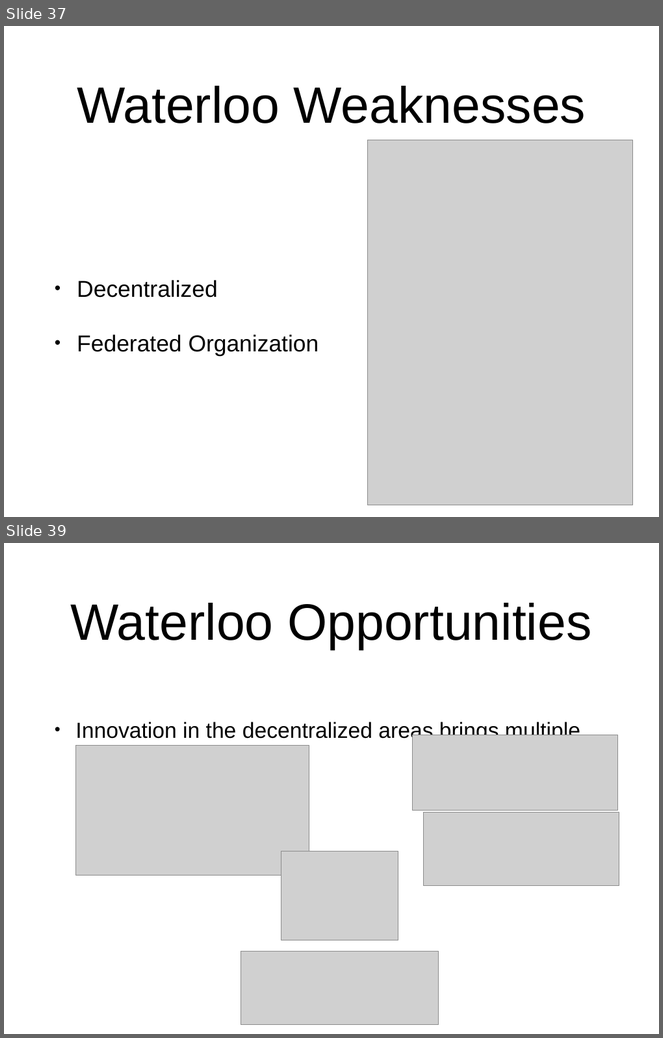
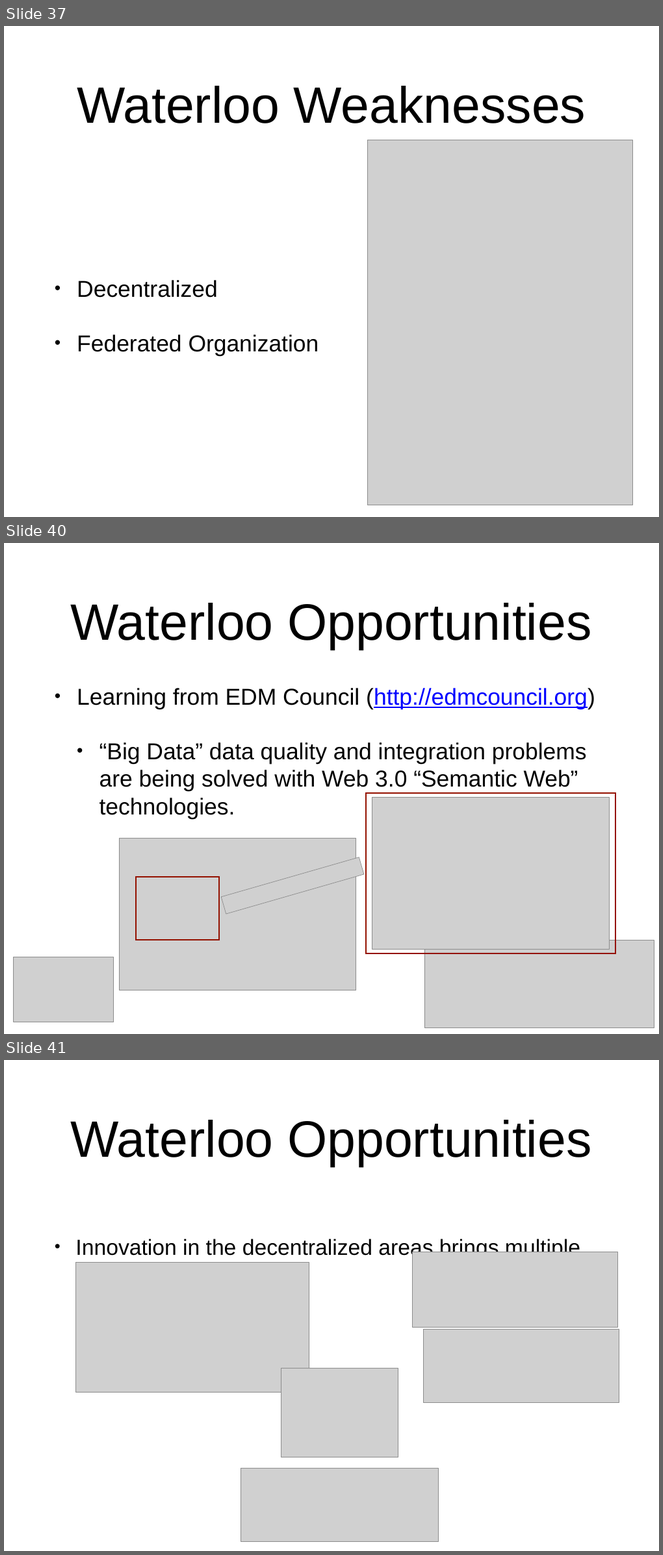
Before and after one commit to colinbellCA/presentation-ontario-connections-101, a slide deck: SK2016-HE_Data_Management.pptx. Shown one above the other, each under a label of ours: slides 37 and 39 before the commit, slides 37, 40 and 41 after it; the slides between them are not shown. The pictures are 663x1038 and 663x1555 pixels, drawn with LibreOffice and Linux fonts; fonts in the diff are those of the drawing; grey boxes stand for pictures. Boxes give left, top, right and bottom in pixels: in the first picture for what was removed or moved away, otherwise in the second. Text is boxed around its words. In the diff, an @@ line names an element or a change of style, - is before the commit and + after.

```diff
--- a/SK2016-HE_Data_Management.pptx
+++ b/SK2016-HE_Data_Management.pptx
@@ slide 40 added at <box>4,543,659,1034</box>, background #FFFFFF @@
@@ title added at <box>71,603,592,650</box>, 80 pt, text #000000 @@
+Waterloo Opportunities
@@ text added at <box>77,688,596,819</box>, 36 pt, text #000000 @@
+• Learning from EDM Council (http://edmcouncil.org)
+  • “Big Data” data quality and integration problems are being solved with Web 3.0 “Semantic Web” technologies.
+  • d
@@ rectangle added at <box>365,793,616,954</box>, outline #941100 2 pt @@
@@ picture added at <box>372,797,609,949</box> @@
@@ picture added at <box>119,838,356,990</box> @@
@@ picture added at <box>221,858,364,915</box> @@
@@ rectangle added at <box>136,877,219,941</box>, outline #941100 2 pt @@
@@ picture added at <box>425,941,655,1028</box> @@
@@ picture added at <box>13,958,114,1022</box> @@
@@ what was slide 39 is now slide 41 @@
```
Also in this commit, not shown: 4 slides changed, 1 other slide added, 2 other files.
